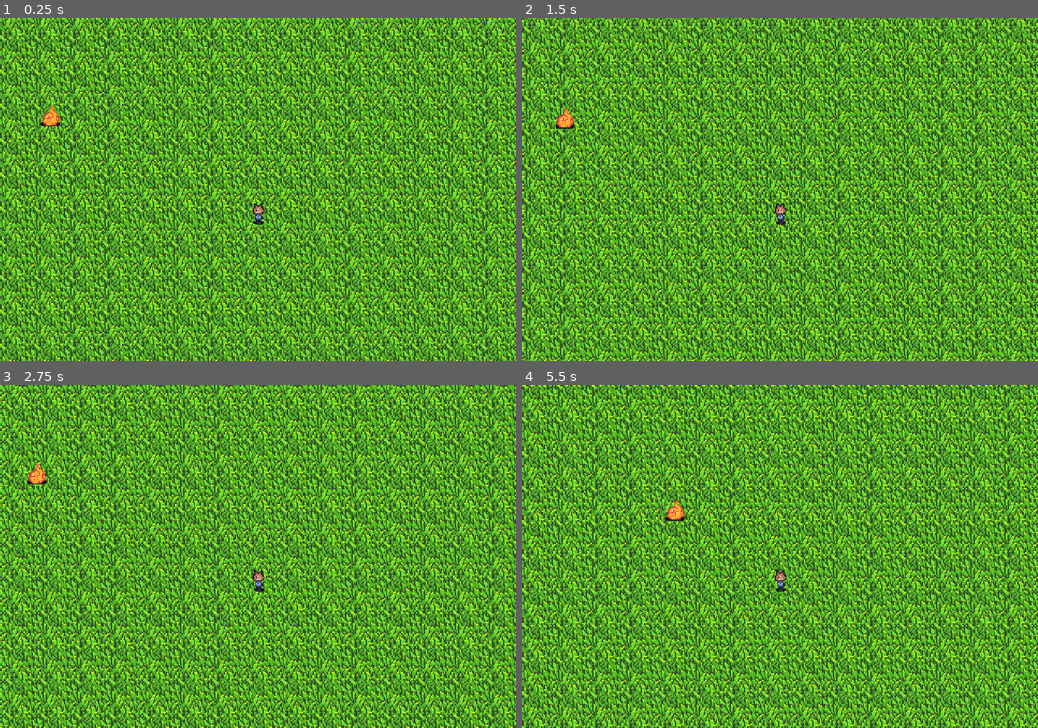
Above: before the commit, frames 1-4 (two rows, left to right).
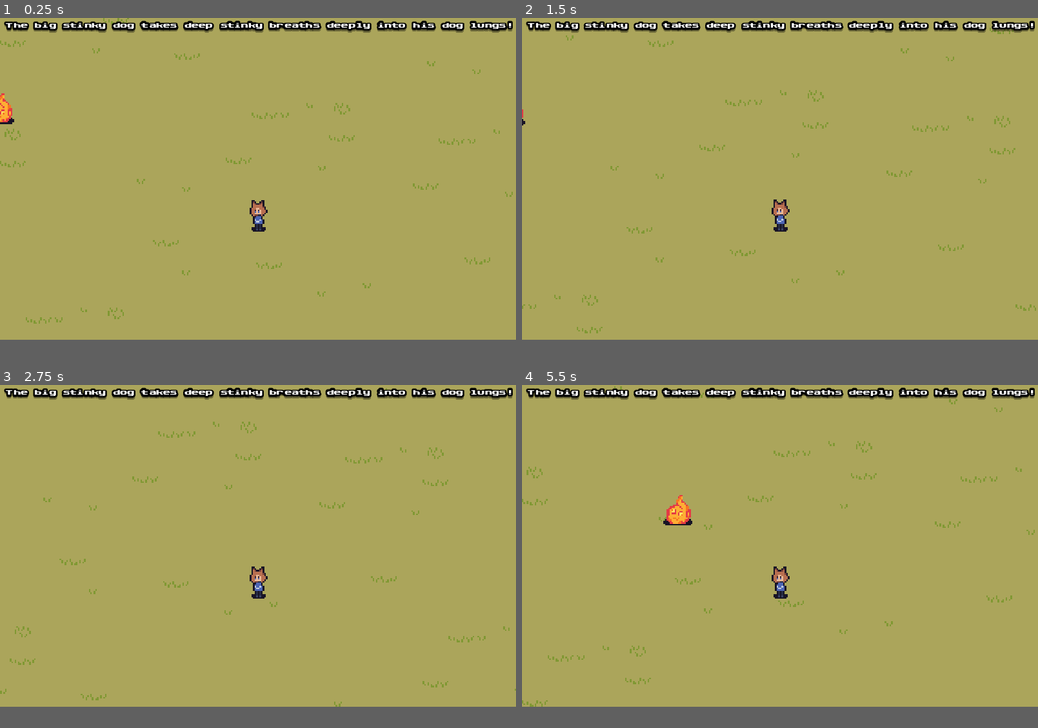
Above: after the commit, the same moments.

Repository: ColtonPhillips/its-spreading
Game: Godot game, scene res://scenes/world.tscn
The game is run twice, just before and just after one commit, with the same random seed, the same clock (stepped at 60 frames per second) and the same inputs.
Inputs:
- Up to frame 1 (0.25 s): no input
- Up to frame 2 (1.5 s): hold D (move_right) 0.53-1.28 s; hold S (move_down) from 1.28 s (still down)
- Up to frame 3 (2.75 s): release S (move_down) at 2.03 s; hold D (move_right) from 2.03 s (still down)
- Up to frame 4 (5.5 s): release D (move_right) at 2.78 s; hold W (move_up) 2.78-3.53 s; hold A (move_left) 3.53-5.03 s; hold S (move_down) from 5.03 s (still down)
In our replay, the window is 800x533 before the commit and 800x500 after it. These sizes can differ from the game's own. Grey fills any space a smaller window leaves; there, only what the larger window draws over its background counts as a difference.

The runs differ from the first frame. In frame 1, 98% of the frame differs, in the area x 0-100%, y 0-100%; in frame 2, 98%; in frame 3, 98%; in frame 4, 98%.

Commit message:
add fonts, update canvaslayer, change bg, add base enemy, add first enemyt

Diff:
--- /dev/null
+++ b/components/hitbox_component.gd
@@ -0,0 +1,23 @@
+# Give the component a class name so it can be instanced as a custom node
+class_name HitboxComponent
+extends Area2D
+
+# Export the damage amount this hitbox deals
+@export var damage = 1.0
+
+# Create a signal for when the hitbox hits a hurtbox
+signal hit_hurtbox(hurtbox)
+
+func _ready():
+	# Connect on area entered to our hurtbox entered function
+	area_entered.connect(_on_hurtbox_entered)
+
+func _on_hurtbox_entered(hurtbox: HurtboxComponent):
+	# Make sure the area we are overlapping is a hurtbox
+	if not hurtbox is HurtboxComponent: return
+	# Make sure the hurtbox isn't invincible
+	if hurtbox.is_invincible: return
+	# Signal out that we hit a hurtbox (this is useful for destroying projectiles when they hit something)
+	hit_hurtbox.emit(hurtbox)
+	# Have the hurtbox signal out that it was hit
+	hurtbox.hurt.emit(self)
--- /dev/null
+++ b/components/hurt_component.gd
@@ -0,0 +1,17 @@
+# Give the component a class name so it can be instanced as a custom node
+class_name HurtComponent
+extends Node
+
+# Grab the stats so we can alter the health
+#@export var stats_component: StatsComponent
+
+# Grab a hurtbox so we know when we have taken a hiet
+@export var hurtbox_component: HurtboxComponent
+
+func _ready() -> void:
+	# Connect the hurt signal on the hurtbox component to an anonymous function
+	# that removes health equal to the damage from the hitbox
+	hurtbox_component.hurt.connect(func(hitbox_component: HitboxComponent):
+		#stats_component.health -= hitbox_component.damage
+		pass
+	)
--- /dev/null
+++ b/components/hurtbox_component.gd
@@ -0,0 +1,20 @@
+# Give the component a class name so it can be instanced as a custom node
+class_name HurtboxComponent
+extends Area2D
+
+# Create the is_invincible boolean
+var is_invincible = false :
+	# Here we create an inline setter so we can disable and enable collision shapes on
+	# the hurtbox when is_invincible is changed.
+	set(value):
+		is_invincible = value
+		# Disable any collisions shapes on this hurtbox when it is invincible
+		# And reenable them when it isn't invincible
+		for child in get_children():
+			if not child is CollisionShape2D and not child is CollisionPolygon2D: continue
+			# Use call deferred to make sure this doesn't happen in the middle of the
+			# physics process
+			child.set_deferred("disabled", is_invincible)
+
+# Create a signal for when this hurtbox is hit by a hitbox
+signal hurt(hitbox)
--- a/project.godot
+++ b/project.godot
@@ -17,12 +17,12 @@
 
 [display]
 
-window/size/viewport_width=480
-window/size/viewport_height=320
+window/size/viewport_width=1280
+window/size/viewport_height=800
 window/size/initial_position_type=0
 window/size/initial_position=Vector2i(15, 15)
-window/size/window_width_override=1800
-window/size/window_height_override=1200
+window/size/window_width_override=1680
+window/size/window_height_override=1050
 window/stretch/mode="canvas_items"
 
 [editor]
--- a/scenes/enemy/enemy.gd
+++ b/scenes/enemy/enemy.gd
@@ -1,6 +1,8 @@
+class_name Enemy
 extends CharacterBody2D
 
 @export var move_speed = 20.0
+#optimize?
 @onready var player = get_tree().get_first_node_in_group("player")
 
 func _physics_process(delta):
--- a/scenes/enemy/enemy.tscn
+++ b/scenes/enemy/enemy.tscn
@@ -1,14 +1,12 @@
-[gd_scene load_steps=3 format=3 uid="uid://0pcv5ermn1p"]
+[gd_scene load_steps=2 format=3 uid="uid://0pcv5ermn1p"]
 
 [ext_resource type="Script" path="res://scenes/enemy/enemy.gd" id="1_bi6oj"]
-[ext_resource type="Texture2D" uid="uid://cjuoaowmdixmj" path="res://art/sheet.png" id="2_4f2t6"]
 
-[node name="Enemy" type="CharacterBody2D"]
+[node name="Enemy" type="CharacterBody2D" groups=["enemy"]]
 motion_mode = 1
 script = ExtResource("1_bi6oj")
 
 [node name="Sprite2D" type="Sprite2D" parent="."]
-position = Vector2(0, -15)
-texture = ExtResource("2_4f2t6")
-region_enabled = true
-region_rect = Rect2(32, 0, 32, 32)
+
+[node name="CollisionShape2D" type="CollisionShape2D" parent="."]
+position = Vector2(0, -5)
--- /dev/null
+++ b/scenes/enemy/fire_orb_enemy.tscn
@@ -0,0 +1,19 @@
+[gd_scene load_steps=4 format=3 uid="uid://bjopb88sq766e"]
+
+[ext_resource type="PackedScene" uid="uid://0pcv5ermn1p" path="res://scenes/enemy/enemy.tscn" id="1_ni0a7"]
+[ext_resource type="Texture2D" uid="uid://cjuoaowmdixmj" path="res://art/sheet.png" id="2_peauw"]
+
+[sub_resource type="CircleShape2D" id="CircleShape2D_l1kca"]
+radius = 7.07107
+
+[node name="Enemy" instance=ExtResource("1_ni0a7")]
+
+[node name="Sprite2D" parent="." index="0"]
+position = Vector2(0, -15)
+texture = ExtResource("2_peauw")
+region_enabled = true
+region_rect = Rect2(32, 0, 32, 32)
+
+[node name="CollisionShape2D" parent="." index="1"]
+position = Vector2(0, -6)
+shape = SubResource("CircleShape2D_l1kca")
--- a/scenes/player.gd
+++ b/scenes/player.gd
@@ -1,3 +1,4 @@
+class_name Player
 extends CharacterBody2D
 
 @export var move_speed = 40.0
--- a/scenes/player.tscn
+++ b/scenes/player.tscn
@@ -1,7 +1,11 @@
-[gd_scene load_steps=3 format=3 uid="uid://c3vntakhy0jq7"]
+[gd_scene load_steps=4 format=3 uid="uid://c3vntakhy0jq7"]
 
 [ext_resource type="Script" path="res://scenes/player.gd" id="1_2stqb"]
 [ext_resource type="Texture2D" uid="uid://cjuoaowmdixmj" path="res://art/sheet.png" id="2_b50i0"]
+
+[sub_resource type="CapsuleShape2D" id="CapsuleShape2D_cfm71"]
+radius = 2.0
+height = 16.0
 
 [node name="Player" type="CharacterBody2D" groups=["player"]]
 motion_mode = 1
@@ -15,3 +19,8 @@
 
 [node name="Camera2D" type="Camera2D" parent="."]
 position = Vector2(0, -32)
+zoom = Vector2(4, 4)
+
+[node name="Hitbox" type="CollisionShape2D" parent="."]
+position = Vector2(0, -8)
+shape = SubResource("CapsuleShape2D_cfm71")
--- a/scenes/world.tscn
+++ b/scenes/world.tscn
@@ -1,8 +1,9 @@
-[gd_scene load_steps=4 format=3 uid="uid://27phkm3uydxm"]
+[gd_scene load_steps=5 format=3 uid="uid://27phkm3uydxm"]
 
 [ext_resource type="Texture2D" uid="uid://5dtxv8q8u4ae" path="res://art/grass.png" id="1_3fkv3"]
 [ext_resource type="PackedScene" uid="uid://c3vntakhy0jq7" path="res://scenes/player.tscn" id="1_5kmuy"]
-[ext_resource type="PackedScene" uid="uid://0pcv5ermn1p" path="res://scenes/enemy/enemy.tscn" id="3_7671d"]
+[ext_resource type="PackedScene" uid="uid://bjopb88sq766e" path="res://scenes/enemy/fire_orb_enemy.tscn" id="3_vh7tc"]
+[ext_resource type="PackedScene" uid="uid://54h5abumwo2c" path="res://test/test_canvas_layer.tscn" id="4_u55po"]
 
 [node name="World" type="Node2D"]
 
@@ -14,5 +15,7 @@
 
 [node name="Player" parent="." instance=ExtResource("1_5kmuy")]
 
-[node name="Enemy" parent="." instance=ExtResource("3_7671d")]
-position = Vector2(-198, -94)
+[node name="Enemy" parent="." instance=ExtResource("3_vh7tc")]
+position = Vector2(-165, -69)
+
+[node name="CanvasLayer" parent="." instance=ExtResource("4_u55po")]
--- /dev/null
+++ b/test/test_canvas_layer.tscn
@@ -0,0 +1,21 @@
+[gd_scene load_steps=3 format=3 uid="uid://54h5abumwo2c"]
+
+[ext_resource type="FontFile" uid="uid://blbia3tvsu0tv" path="res://font/ttf/ChevyRay - Lazytown Mono.ttf" id="1_1vptr"]
+
+[sub_resource type="LabelSettings" id="LabelSettings_yfq81"]
+font = ExtResource("1_1vptr")
+outline_size = 16
+outline_color = Color(0, 0, 0, 1)
+shadow_size = 12
+shadow_color = Color(0, 0, 0, 0.345098)
+shadow_offset = Vector2(0, 6)
+
+[node name="CanvasLayer" type="CanvasLayer"]
+
+[node name="Label" type="Label" parent="."]
+offset_left = 15.0
+offset_top = 12.0
+offset_right = 794.0
+offset_bottom = 35.0
+text = "The big stinky dog takes deep stinky breaths deeply into his dog lungs!"
+label_settings = SubResource("LabelSettings_yfq81")
Binary file changed: art/grass.png
Binary file added: font/ttf/ChevyRay - Babyblocks Mono.ttf
Not shown, added: font/ttf/ChevyRay - Babyblocks Mono.ttf.import
Binary file added: font/ttf/ChevyRay - Babyblocks.ttf
Not shown, added: font/ttf/ChevyRay - Babyblocks.ttf.import
Binary file added: font/ttf/ChevyRay - Bird Seed.ttf
Not shown, added: font/ttf/ChevyRay - Bird Seed.ttf.import
Binary file added: font/ttf/ChevyRay - Bubble Time.ttf
Not shown, added: font/ttf/ChevyRay - Bubble Time.ttf.import
Binary file added: font/ttf/ChevyRay - Chocolate Mono.ttf
Not shown, added: font/ttf/ChevyRay - Chocolate Mono.ttf.import
Binary file added: font/ttf/ChevyRay - Chocolate.ttf
(and 59 more such lines)
